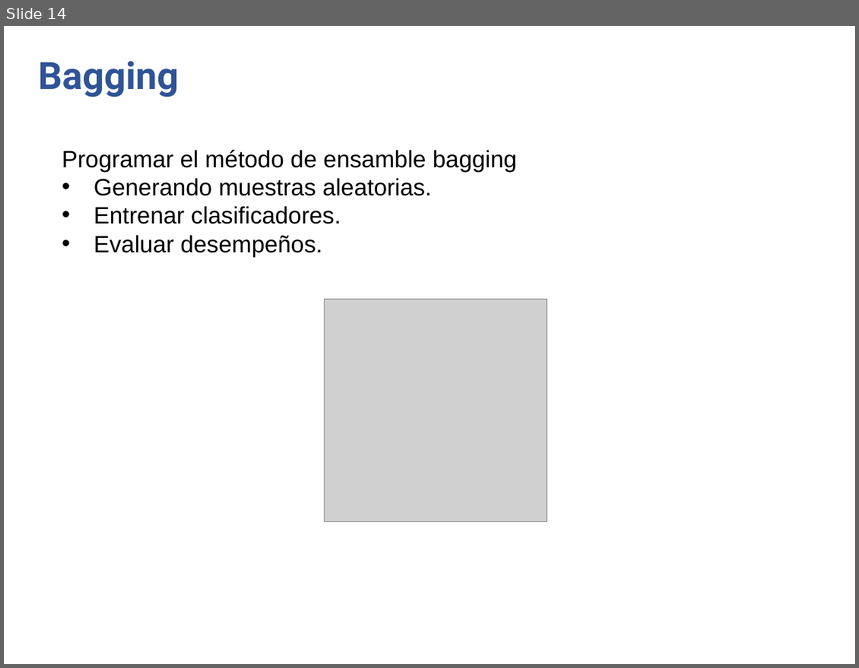
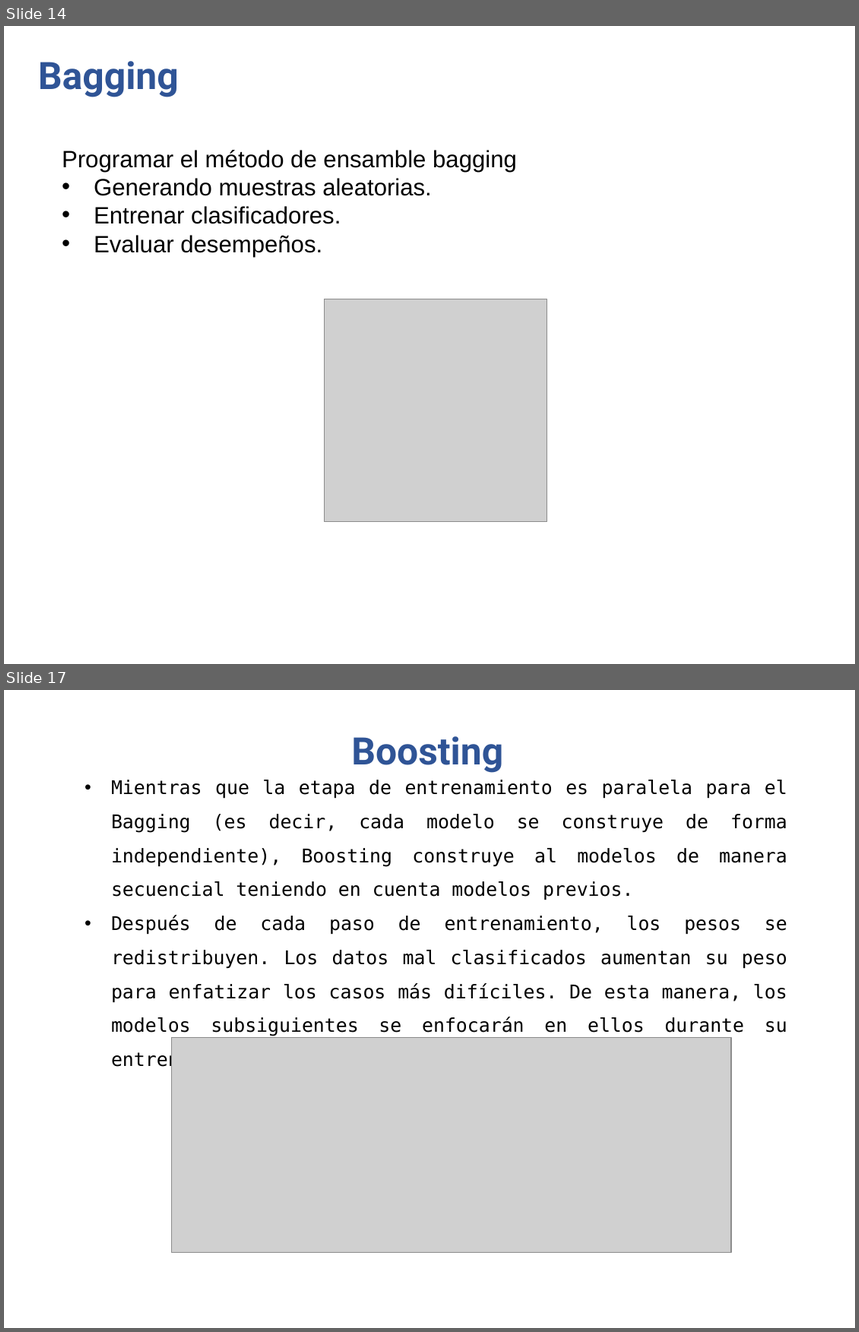
Before and after one commit to anvelezec/Embedings, a slide deck: MetodosEnsamble.pptx. Shown one above the other, each under a label of ours: slide 14 before the commit, slides 14 and 17 after it; the slides between them are not shown. The pictures are 859x668 and 859x1332 pixels, drawn with LibreOffice and Linux fonts; fonts in the diff are those of the drawing; grey boxes stand for pictures; background and template pictures are left out. Boxes give left, top, right and bottom in pixels: in the first picture for what was removed or moved away, otherwise in the second. Text is boxed around its words. In the diff, an @@ line names an element or a change of style, - is before the commit and + after.

Commit message:
Boosting

```diff
--- a/MetodosEnsamble.pptx
+++ b/MetodosEnsamble.pptx
@@ slide 17 added at [4,690,855,1328], background picture (left out) @@
@@ text added at [351,736,503,773], 32 pt, text #2F5496, bold @@
+Boosting
@@ text added at [111,780,788,1037], 16 pt, text #000000 @@
+• Mientras que la etapa de entrenamiento es paralela para el Bagging (es decir, cada modelo se construye de forma independiente), Boosting construye al modelos de manera secuencial teniendo en cuenta modelos previos.
+• Después de cada paso de entrenamiento, los pesos se redistribuyen. Los datos mal clasificados aumentan su peso para enfatizar los casos más difíciles. De esta manera, los modelos subsiguientes se enfocarán en ellos durante su entrenamiento.
@@ picture added at [172,1038,732,1252] @@
```
Also in this commit, not shown: 2 slides changed, 7 other slides added, 1 other file.
